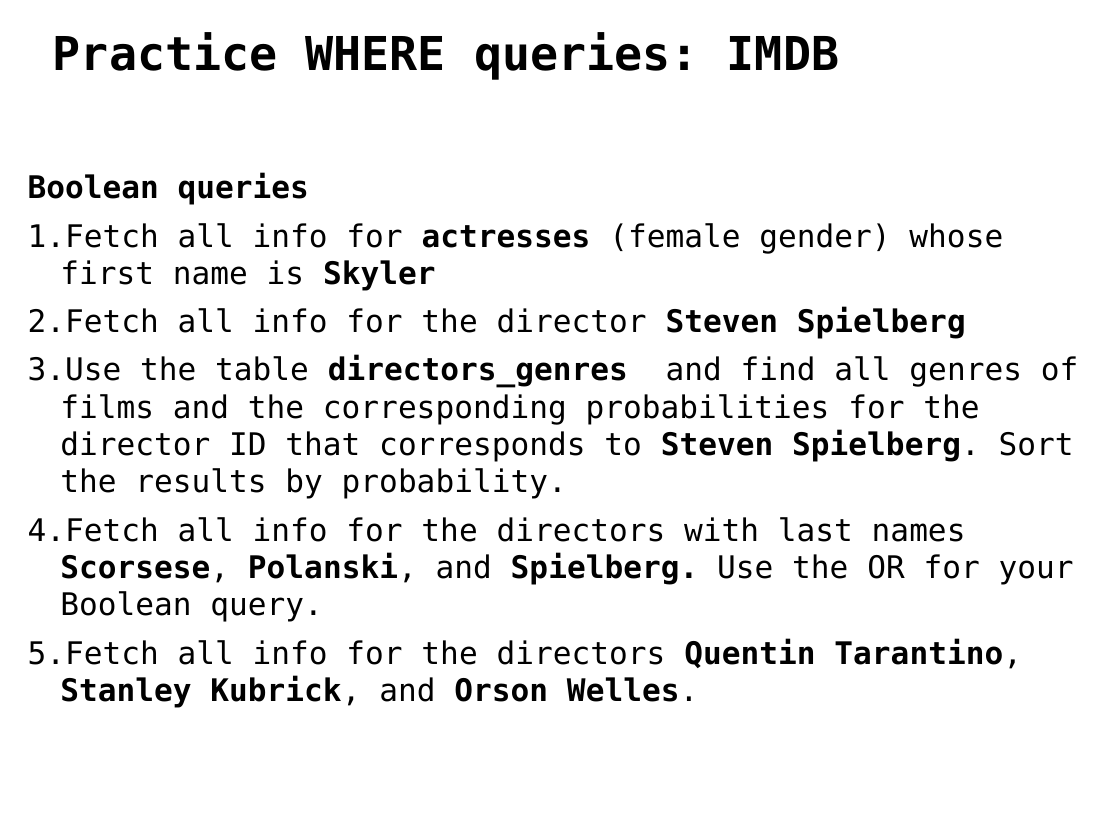
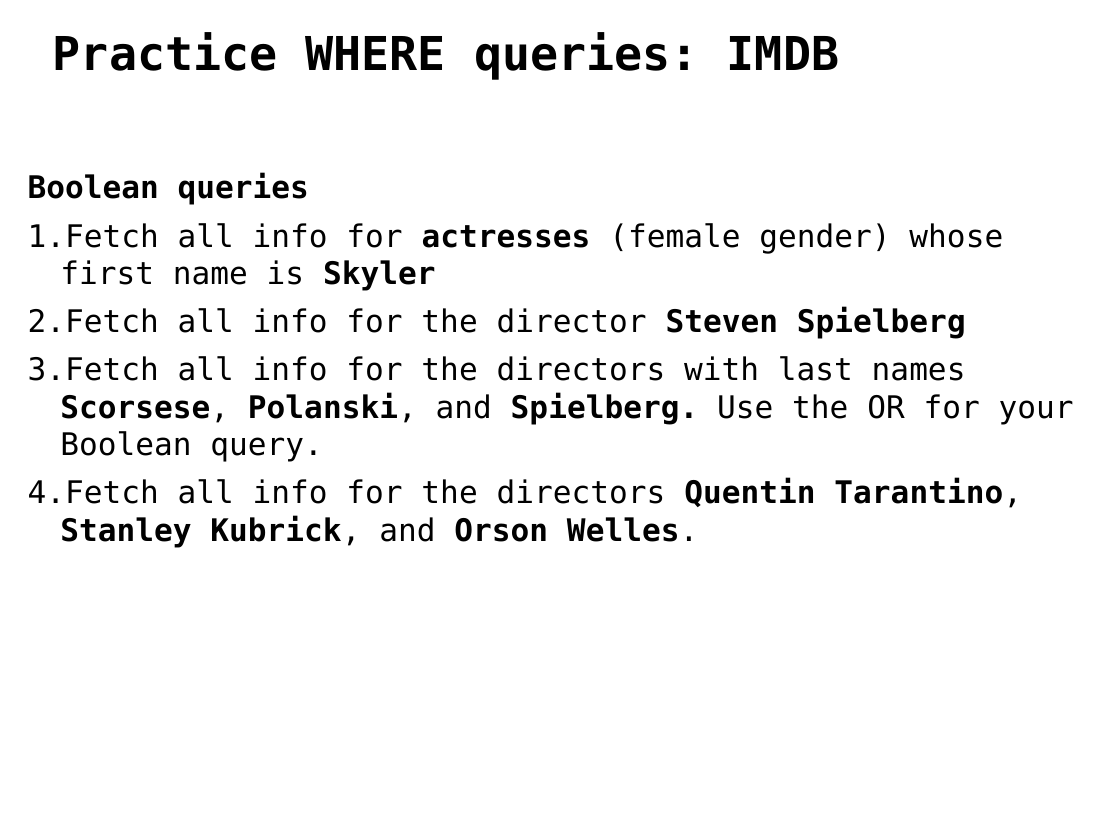
Before and after one commit to ipeirotis/introduction-to-databases, a slide deck: slide 23 of C-SQL.pptx. Drawn at 1120x840 pixels with LibreOffice and Linux fonts; fonts in the diff are those of the drawing. Boxes give left, top, right and bottom in pixels: in the first picture for what was removed or moved away, otherwise in the second. Text is boxed around its words. In the diff, an @@ line names an element or a change of style, - is before the commit and + after.

```diff
--- a/C-SQL.pptx
+++ b/C-SQL.pptx
@@ text at (x1=28, y1=355, x2=1079, y2=499): paragraph removed @@
-3. Use the table directors_genres and find all genres of films and the corresponding probabilities for the director ID that corresponds to Steven Spielberg. Sort the results by probability.
```
Also in this commit, not shown: 15 other slides changed, 9 slides added.
